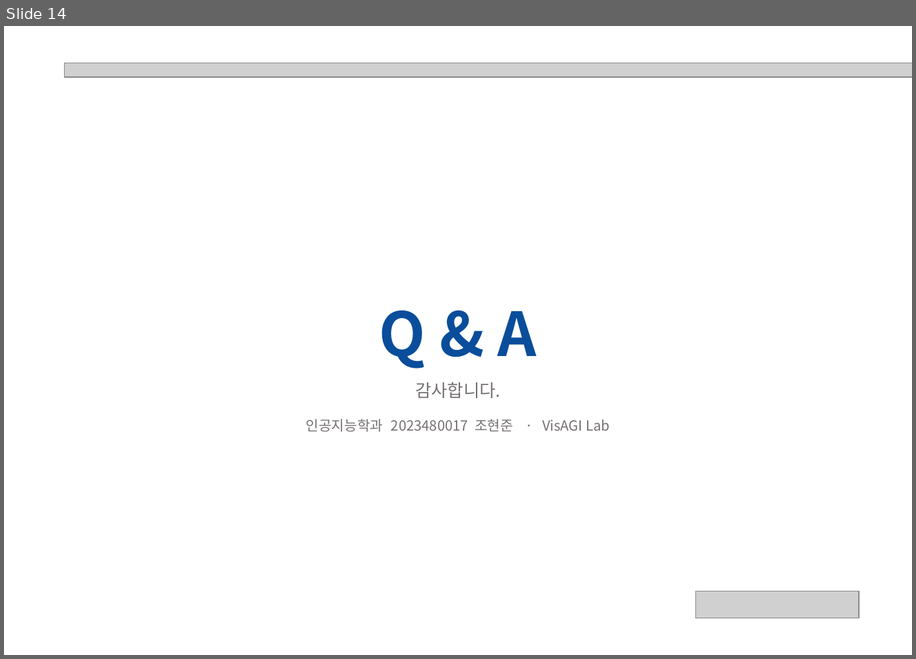
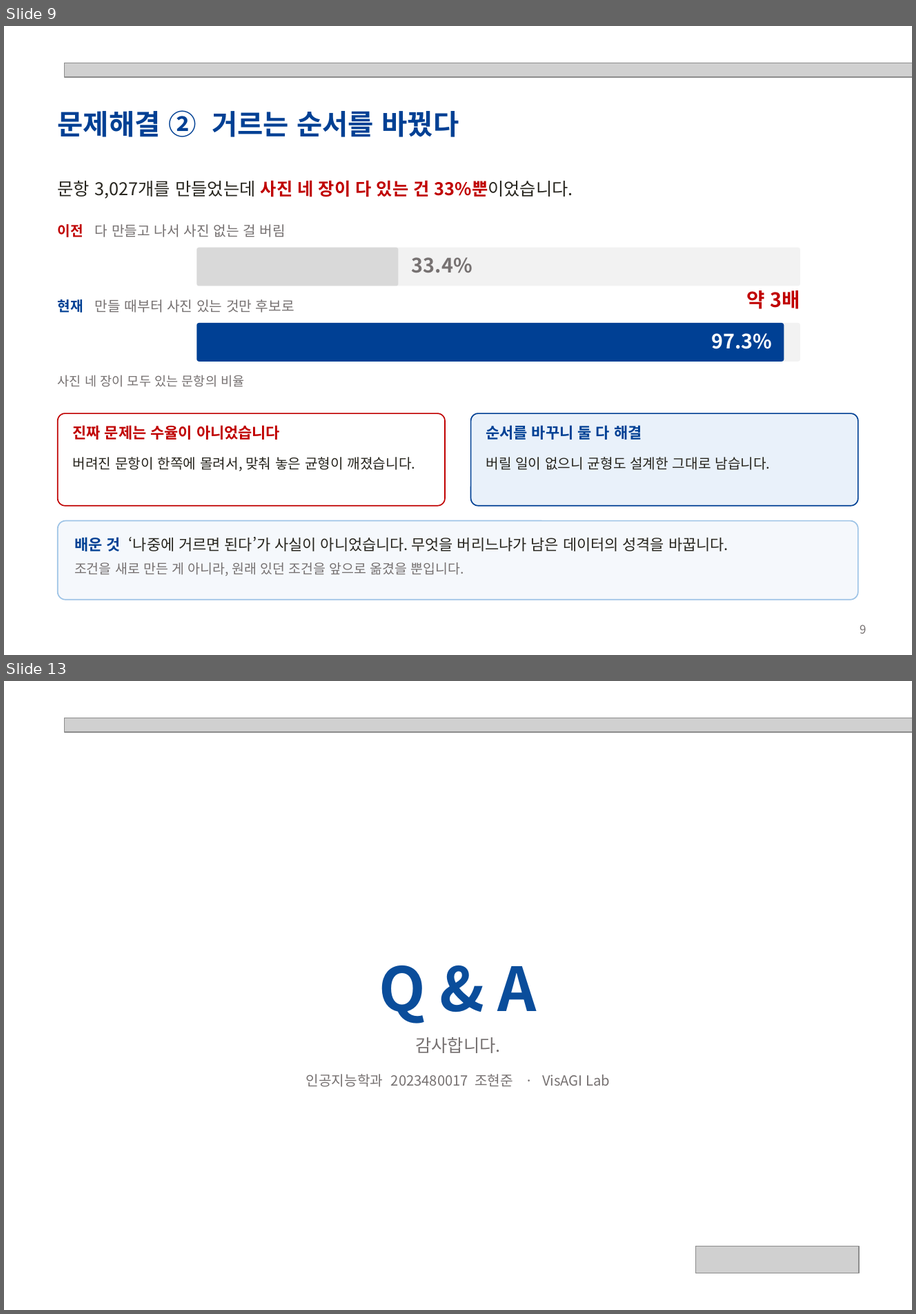
Before and after one commit to hjhj6411/tpo, a slide deck: presentation/POD-Bench_성과발표.pptx. Shown one above the other, each under a label of ours: slide 14 before the commit, slides 9 and 13 after it; the slides between them are not shown. The pictures are 916x659 and 916x1314 pixels, drawn with LibreOffice and Linux fonts; fonts in the diff are those of the drawing; grey boxes stand for pictures. Boxes give left, top, right and bottom in pixels: in the first picture for what was removed or moved away, otherwise in the second. Text is boxed around its words. In the diff, an @@ line names an element or a change of style, - is before the commit and + after.

```diff
--- a/presentation/POD-Bench_성과발표.pptx
+++ b/presentation/POD-Bench_성과발표.pptx
@@ slide 9 added at bbox=[4, 26, 912, 655], background #FFFFFF @@
@@ picture added at bbox=[64, 63, 912, 77] @@
@@ text added at bbox=[58, 110, 459, 137], 24 pt, text #004094, bold @@
+문제해결 ② 거르는 순서를 바꿨다
@@ text added at bbox=[58, 180, 573, 198], 15 pt, text #27251E @@
+문항 3,027개를 만들었는데 사진 네 장이 다 있는 건 33%뿐이었습니다.
@@ text added at bbox=[58, 224, 286, 237], 12 pt, text #767171 @@
+이전 다 만들고 나서 사진 없는 걸 버림
@@ rounded rectangle added at bbox=[197, 247, 800, 286], fill #F2F2F2 @@
@@ rounded rectangle added at bbox=[197, 247, 398, 286], fill #D9D9D9 @@
@@ text added at bbox=[412, 257, 473, 273], 17 pt, text #767171, bold @@
+33.4%
@@ text added at bbox=[746, 290, 800, 309], 17 pt, text #C00000, bold @@
+약 3배
@@ text added at bbox=[58, 299, 294, 312], 12 pt, text #767171 @@
+현재 만들 때부터 사진 있는 것만 후보로
@@ rounded rectangle added at bbox=[197, 323, 800, 361], fill #F2F2F2 @@
@@ rounded rectangle added at bbox=[197, 323, 784, 361], fill #004094 @@
@@ text added at bbox=[712, 333, 773, 349], 17 pt, text #FFFFFF, bold @@
+97.3%
@@ text added at bbox=[58, 374, 245, 387], 11 pt, text #767171 @@
+사진 네 장이 모두 있는 문항의 비율
@@ rounded rectangle added at bbox=[58, 413, 445, 506], fill #FFFFFF, outline #C00000 1 pt @@
@@ rounded rectangle added at bbox=[471, 413, 858, 506], fill #E9F1FA, outline #004094 1 pt @@
@@ text added at bbox=[73, 425, 416, 471], 12 pt, text #27251E @@
+진짜 문제는 수율이 아니었습니다
+버려진 문항이 한쪽에 몰려서, 맞춰 놓은 균형이 깨졌습니다.
@@ text added at bbox=[486, 425, 770, 470], 12 pt, text #27251E @@
+순서를 바꾸니 둘 다 해결
+버릴 일이 없으니 균형도 설계한 그대로 남습니다.
@@ rounded rectangle added at bbox=[58, 521, 858, 599], fill #F5F8FC, outline #9DC3E6 1 pt @@
@@ text added at bbox=[74, 537, 728, 576], 13 pt, text #27251E @@
+배운 것 ‘나중에 거르면 된다’가 사실이 아니었습니다. 무엇을 버리느냐가 남은 데이터의 성격을 바꿉니다.
+조건을 새로 만든 게 아니라, 원래 있던 조건을 앞으로 옮겼을 뿐입니다.
@@ text added at bbox=[860, 624, 866, 633], 10 pt, text #767171 @@
+9
@@ what was slide 14 is now slide 13 @@
```
Also in this commit, not shown: 5 slides changed, 6 other slides added, 8 slides removed, 10 other files.
